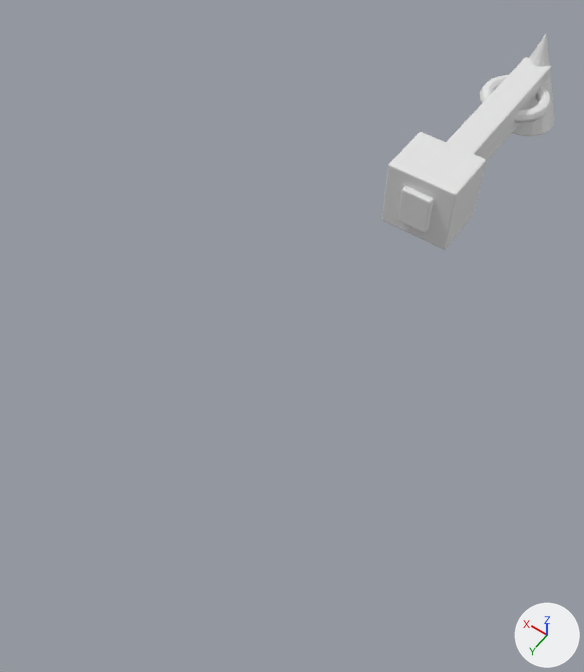
Before and after pictures for a commit that changed the FBX model Assets/FBX/generated/SM_Ship_Miner_01_Drill.fbx.
Camera for both pictures: a 50 mm camera at (-390.0, 974.0, 882.0) aimed at (38.0, 375.0, -58.0). The axes (+X, +Y, +Z) are drawn at lower right. The lights are the same throughout. The older version comes first.

Script lines for the objects in view, before the commit:
```python
me_cube_148 = bpy.data.meshes.new('Cube.148')
me_cube_148.from_pydata(...)  # 587 vertices, 583 faces; spans x -63.0..63.0, y -297.0..202.0, z -82.0..98.0
me_cube_148.materials.append(mat_m_station_hab)  # white #e7e7e7
ob_sm_ship_miner_01_drill = bpy.data.objects.new('SM_Ship_Miner_01_Drill', me_cube_148)
ob_sm_ship_miner_01_drill.location = (0.0, -102.0, -8.0)
```
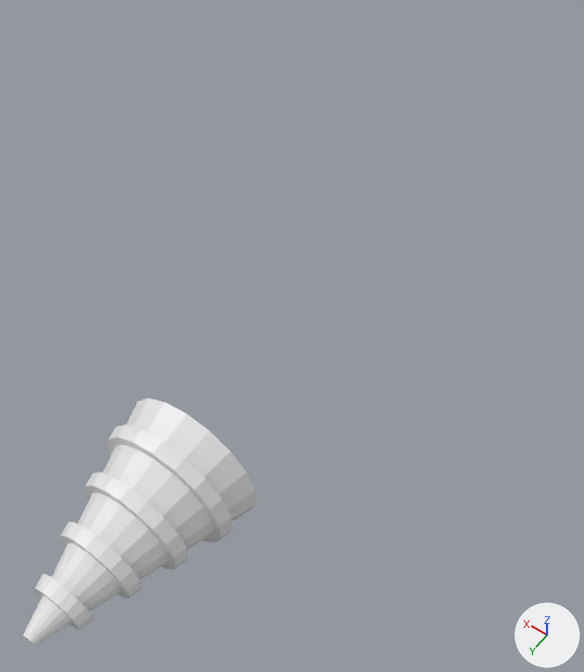
What differs and where, as boxes [x1, y1, x2, y2] in the pictures (584 x 672 px):
'SM_Ship_Miner_01_Drill', reshaped, moved (35% wider, 14% taller)
    before: [382, 33, 555, 250]
    after: [23, 398, 257, 646]
part 1 of me_cube_148, added
    after: [23, 398, 257, 646]
part 2 of me_cube_148, added
    after: [106, 425, 233, 543]
part 3 of me_cube_148, added
    after: [84, 472, 189, 570]
part 4 of me_cube_148, added
    after: [60, 522, 143, 599]
part 5 of me_cube_148, added
    after: [34, 574, 94, 630]
part 6 of me_cube_148, deleted
    before: [480, 75, 551, 123]
part 7 of me_cube_148, deleted
    before: [398, 57, 551, 233]
part 8 of me_cube_148, deleted
    before: [382, 132, 486, 250]
part 9 of me_cube_148, deleted
    before: [512, 33, 555, 136]

Diff of the bpy script that builds the scene:
```diff
--- a/Assets/FBX/generated/SM_Ship_Miner_01_Drill.fbx.py
+++ b/Assets/FBX/generated/SM_Ship_Miner_01_Drill.fbx.py
@@ me_cube_148 @@
 # used by ob_sm_ship_miner_01_drill; location = (0.0, -102.0, -8.0)
-me_cube_148.from_pydata(...)  # 587 vertices, 583 faces; spans x -63.0..63.0, y -297.0..202.0, z -82.0..98.0
+me_cube_148.from_pydata(...)  # 180 vertices, 100 faces; spans x -96.0..96.0, y -81.0..194.0, z -97.0..97.0
+# me_cube_148 part 1: a new loose piece, an 18-sided cut cone along y (radius 97.0 at the low end, 8.0 at the high end) spanning x -96.0..96.0, y -81.0..194.0, z -97.0..97.0, in mat_m_station_hab (white #e7e7e7)
+# me_cube_148 part 2: a new loose piece, an 18-sided cut cone along y (radius 94.0 at the low end, 90.0 at the high end) spanning x -93.0..93.0, y -39.0..-22.0, z -94.0..94.0, in mat_m_station_hab (white #e7e7e7)
+# me_cube_148 part 3: a new loose piece, an 18-sided cut cone along y (radius 76.0 at the low end, 71.0 at the high end) spanning x -74.0..74.0, y 19.0..36.0, z -76.0..76.0, in mat_m_station_hab (white #e7e7e7)
+# me_cube_148 part 4: a new loose piece, an 18-sided cut cone along y (radius 57.0 at the low end, 52.0 at the high end) spanning x -56.0..56.0, y 78.0..95.0, z -57.0..57.0, in mat_m_station_hab (white #e7e7e7)
+# me_cube_148 part 5: a new loose piece, an 18-sided cut cone along y (radius 38.0 at the low end, 34.0 at the high end) spanning x -37.0..37.0, y 136.0..153.0, z -38.0..38.0, in mat_m_station_hab (white #e7e7e7)
+# me_cube_148 part 6: the loose piece of 420 vertices spanning x -63.0..63.0, y -221.0..-94.0, z -3.0..19.0 is deleted
+# me_cube_148 part 7: the loose piece of 56 vertices spanning x -26.0..26.0, y -238.0..202.0, z -26.0..42.0 is deleted
+# me_cube_148 part 8: the loose piece of 56 vertices spanning x -60.0..60.0, y 92.0..192.0, z -52.0..68.0 is deleted
+# me_cube_148 part 9: the loose piece of 55 vertices spanning x -58.0..58.0, y -297.0..-179.0, z -82.0..98.0 is deleted
 me_cube_148.materials.append(mat_m_station_hab)
@@ ob_sm_ship_miner_01_drill @@
 ob_sm_ship_miner_01_drill = bpy.data.objects.new('SM_Ship_Miner_01_Drill', me_cube_148)
-ob_sm_ship_miner_01_drill.location = (0.0, -102.0, -8.0)
+ob_sm_ship_miner_01_drill.location = (0.0, 717.0, 0.0)
```
